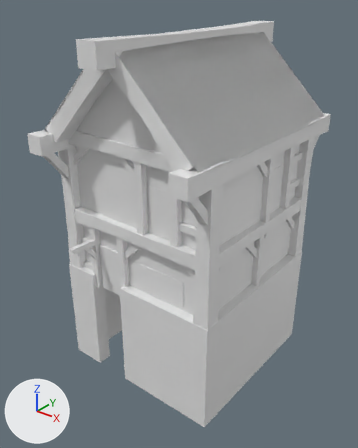
The COLLADA model Cursed Modules/Assets/Global/Models/House Prefab.dae, before and after one commit.
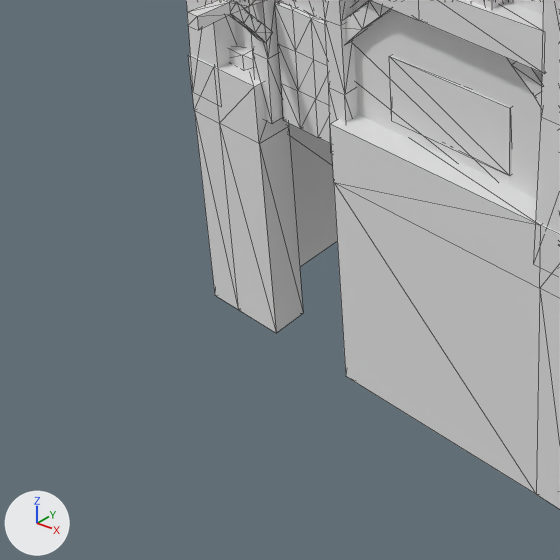
Each version is shown whole from a 50 mm lens placed at (36.9, -44.0, 34.8), pointed at (1.4, 0.4, 7.3), then close up on the part from 1% to 56% of the width and 55% to 99% of the height. Every picture has the same lights, and +X, +Y and +Z are marked at lower left. The close-ups show mesh edges as thin lines. Where no turn or scale is listed for an object, it has been applied to the vertices.
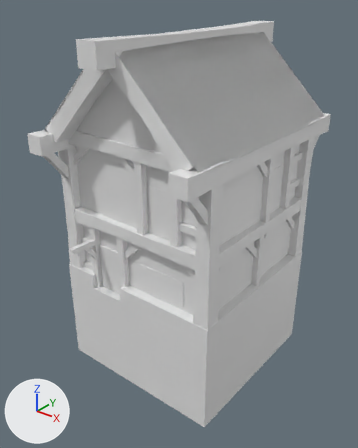
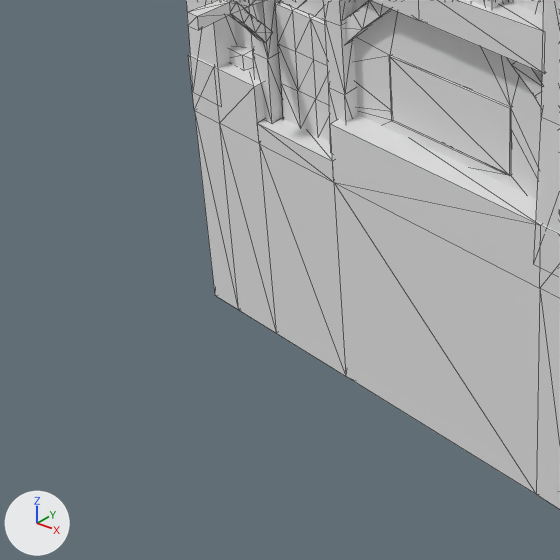
The change, as a diff of the scene's bpy script:
```diff
--- a/Cursed Modules/Assets/Global/Models/House Prefab.dae.py
+++ b/Cursed Modules/Assets/Global/Models/House Prefab.dae.py
@@ me_cube_041 @@
 # used by ob_cube_038; location = (1.99, 1.63, 0.0)
-me_cube_041.from_pydata(...)  # 84 vertices, 164 faces; spans x -11.0..11.0, y -11.0..11.1, z -12.0..2.0
+me_cube_041.from_pydata(...)  # 88 vertices, 176 faces; spans x -11.0..11.0, y -11.0..11.1, z -12.0..2.0
+# me_cube_041 part 1
+# 4 vertices are added at (-6.6, -9.1, 0.1), (-6.6, -11.0, 0.1), (-1.8, -9.1, 0.1), (-1.8, -11.0, 0.1)
+# 12 new faces join them
```

Where the change shows, as pixel boxes (x1, y1, x2, y2) in the close-ups (560 x 560 px):
part 1 of me_cube_041, added
    after: (257, 116, 346, 376)
